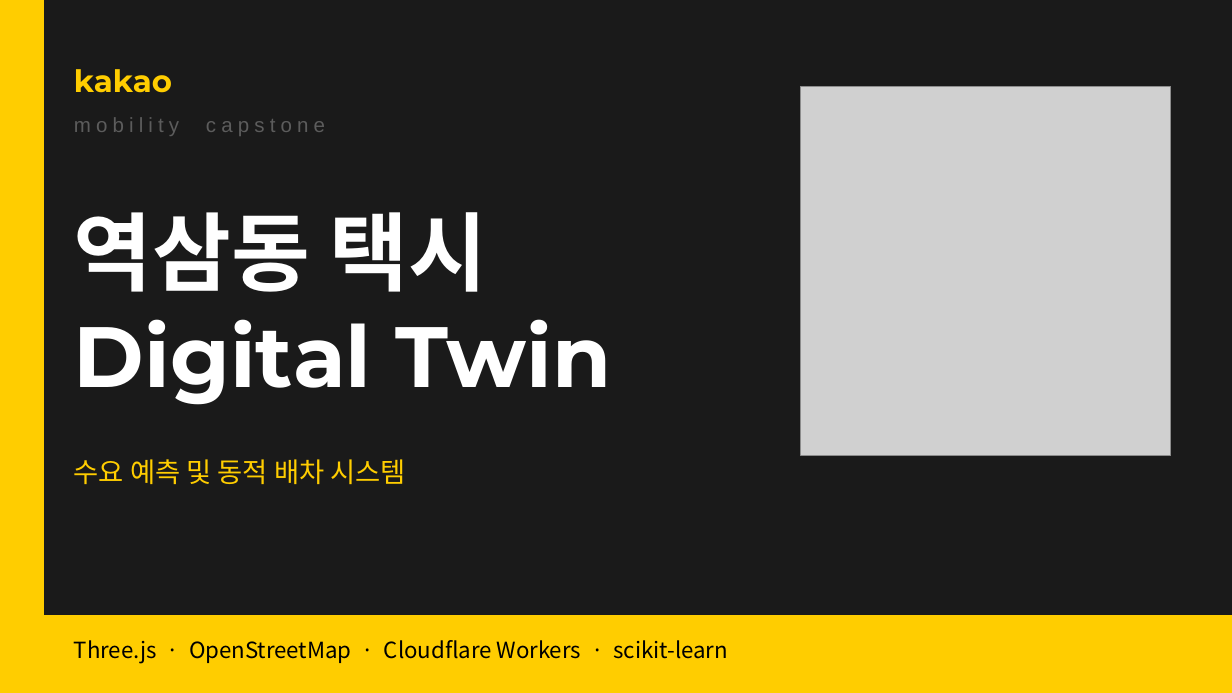
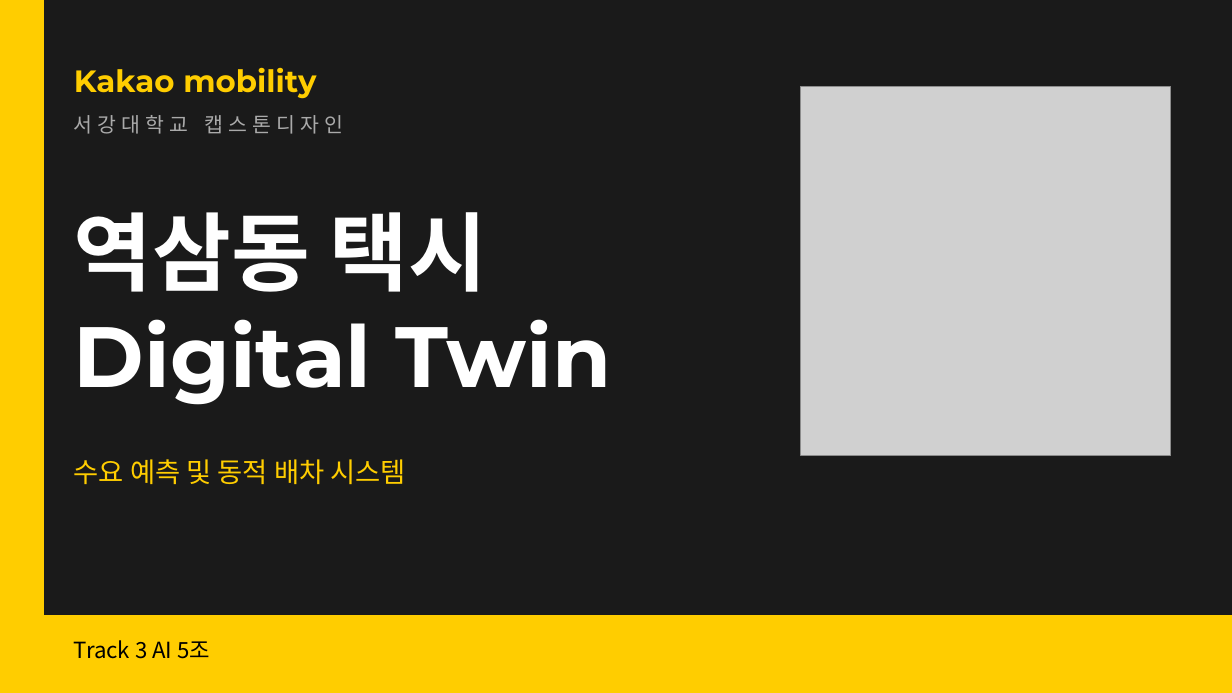
Before and after one commit to kimcanal/yeoksam-taxi, a slide deck: slide 1 of public/a-eye-presentation/A-Eye_midterm_data_collection_forecast.pptx. Drawn at 1232x693 pixels with LibreOffice and Linux fonts; fonts in the diff are those of the drawing; grey boxes stand for pictures. Boxes give left, top, right and bottom in pixels: in the first picture for what was removed or moved away, otherwise in the second. Text is boxed around its words. In the diff, an @@ line names an element or a change of style, - is before the commit and + after.

```diff
--- a/public/a-eye-presentation/A-Eye_midterm_data_collection_forecast.pptx
+++ b/public/a-eye-presentation/A-Eye_midterm_data_collection_forecast.pptx
@@ text at [74,67,316,99]: text changed @@
-kakao
+Kakao mobility
@@ text at [74,115,344,134]: text changed; text colour #5C5C5C to #AAAAAA @@
-mobility capstone
+서강대학교 캡스톤디자인
@@ text at [74,640,210,659]: text changed @@
-Three.js · OpenStreetMap · Cloudflare Workers · scikit-learn
+Track 3 AI 5조
```
Also in this commit, not shown: 10 other slides changed.
